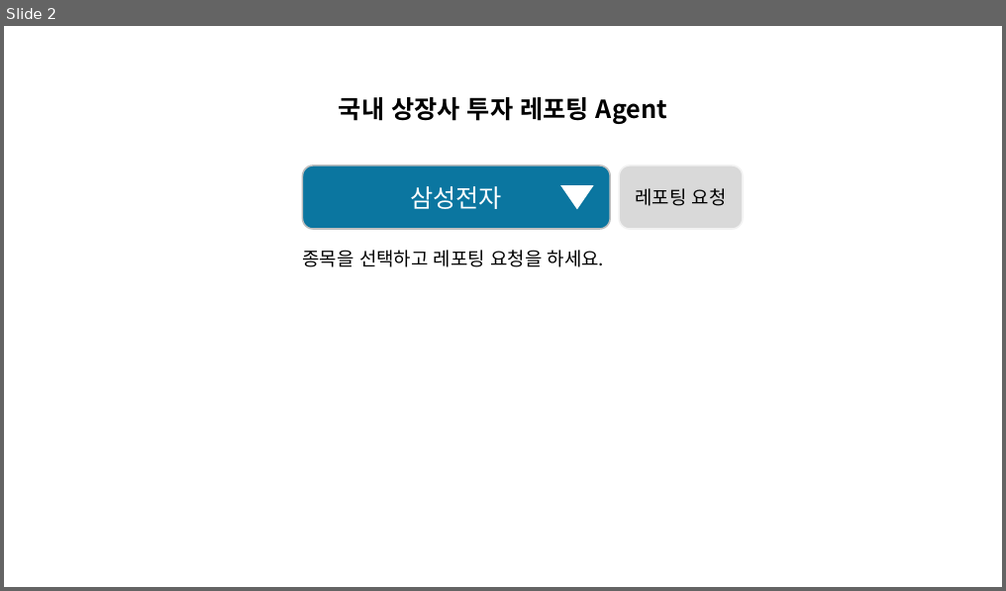
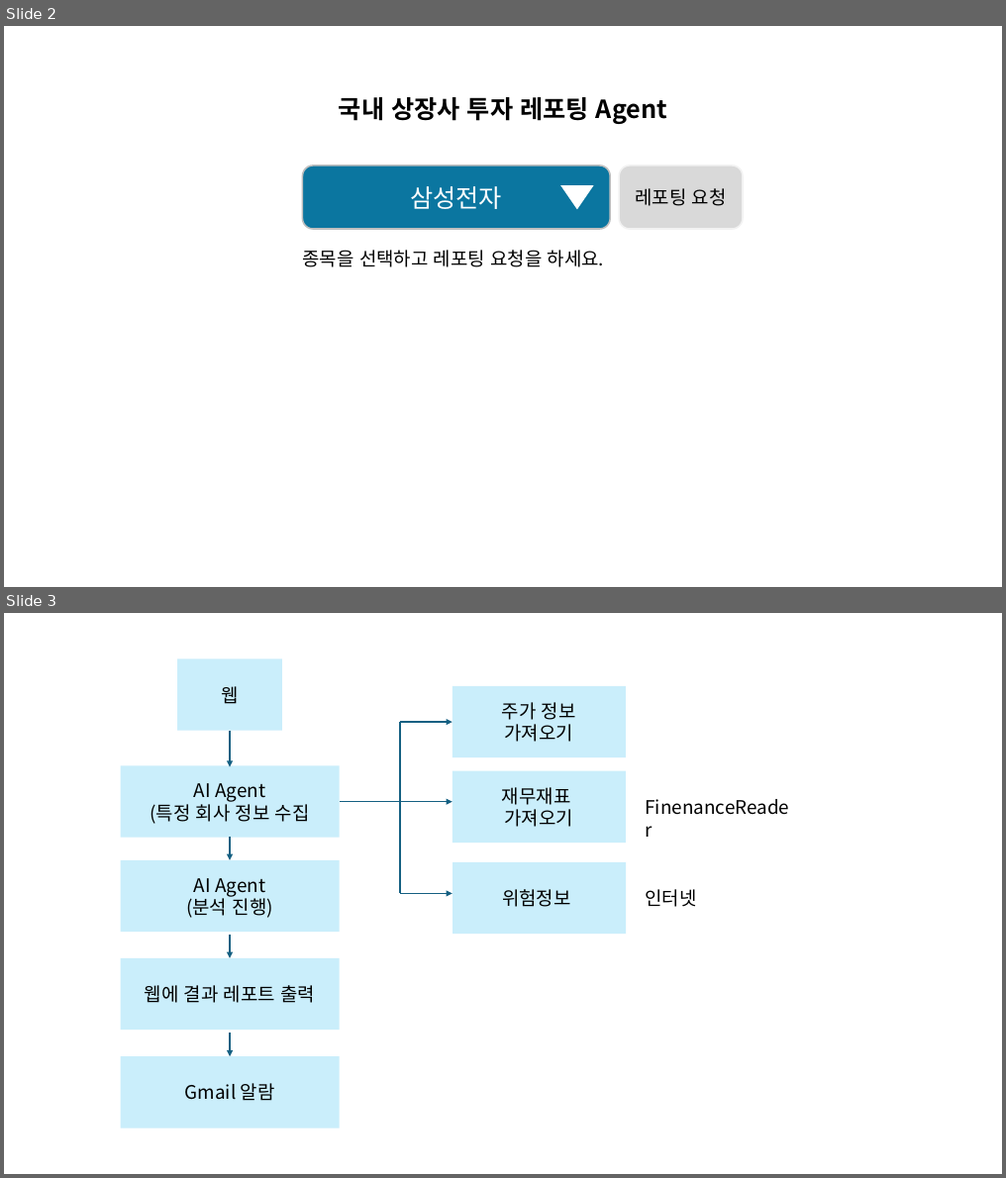
Before and after one commit to happymaker1024/ai_agent_ex_202601, a slide deck: docs/설계내용.pptx. Shown one above the other, each under a label of ours: slide 2 before the commit, slides 2 and 3 after it. The pictures are 1006x591 and 1006x1178 pixels, drawn with LibreOffice and Linux fonts; fonts in the diff are those of the drawing. Boxes give left, top, right and bottom in pixels: in the first picture for what was removed or moved away, otherwise in the second. Text is boxed around its words. In the diff, an @@ line names an element or a change of style, - is before the commit and + after.

Commit message:
마지막

```diff
--- a/docs/설계내용.pptx
+++ b/docs/설계내용.pptx
@@ slide 3 added at box(4, 613, 1002, 1174), background #FFFFFF @@
@@ rectangle added at box(177, 659, 282, 731), fill #CAEEFB, 18 pt, text #000000 @@
+웹
@@ rectangle added at box(452, 686, 626, 759), fill #CAEEFB, 18 pt, text #000000 @@
+주가 정보
+가져오기
@@ arrow added from (230, 731) to (230, 767), #156082 1.5 pt @@
@@ group added at box(400, 722, 452, 894): 3 arrows, 1 line @@
@@ rectangle added at box(120, 765, 339, 838), fill #CAEEFB, 18 pt, text #000000 @@
+AI Agent
+(특정 회사 정보 수집
@@ rectangle added at box(452, 771, 626, 843), fill #CAEEFB, 18 pt, text #000000 @@
+재무재표
+가져오기
@@ line added from (340, 802) to (400, 802), #156082 1.5 pt @@
@@ text added at box(638, 792, 798, 823), 18 pt, text #000000 @@
+FinenanceReader
@@ arrow added from (230, 836) to (230, 861), #156082 1.5 pt @@
@@ rectangle added at box(120, 861, 339, 932), fill #CAEEFB, 18 pt, text #000000 @@
+AI Agent
+(분석 진행)
@@ rectangle added at box(452, 862, 626, 934), fill #CAEEFB, 18 pt, text #000000 @@
+위험정보
@@ text added at box(646, 889, 697, 907), 18 pt, text #000000 @@
+인터넷
@@ arrow added from (230, 934) to (230, 959), #156082 1.5 pt @@
@@ rectangle added at box(120, 959, 339, 1030), fill #CAEEFB, 18 pt, text #000000 @@
+웹에 결과 레포트 출력
@@ rectangle added at box(120, 1057, 339, 1129), fill #CAEEFB, 18 pt, text #000000 @@
+Gmail 알람
@@ arrow added from (230, 1033) to (230, 1057), #156082 1.5 pt @@
```
